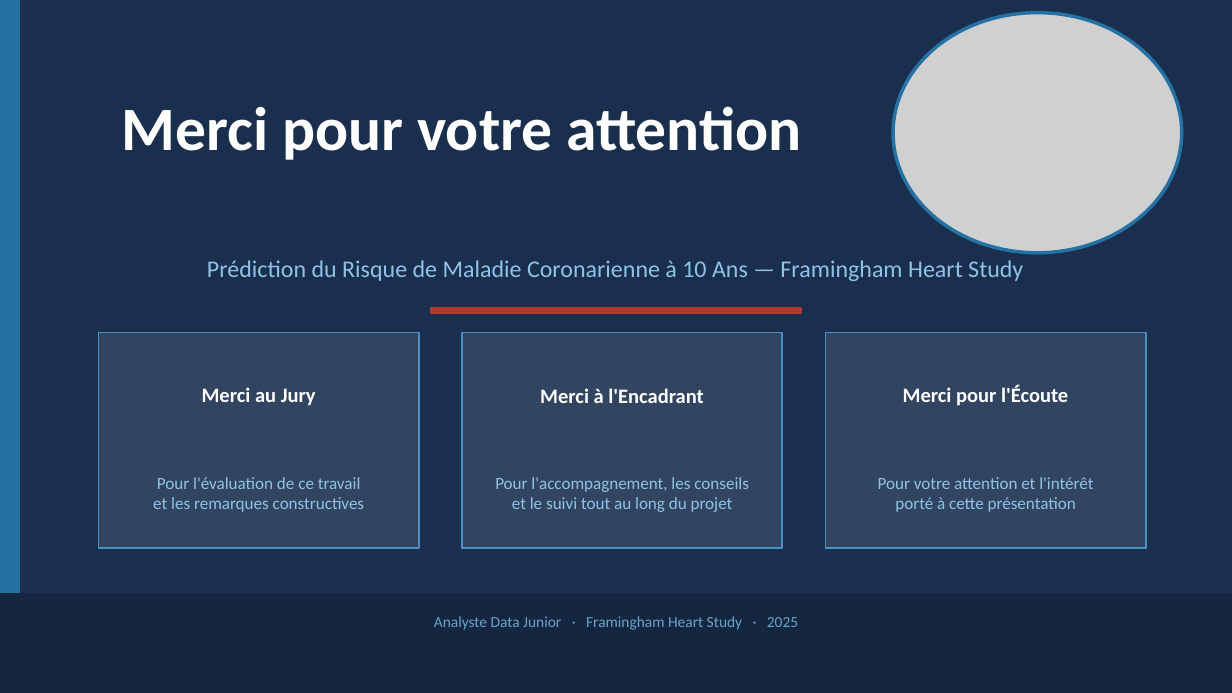
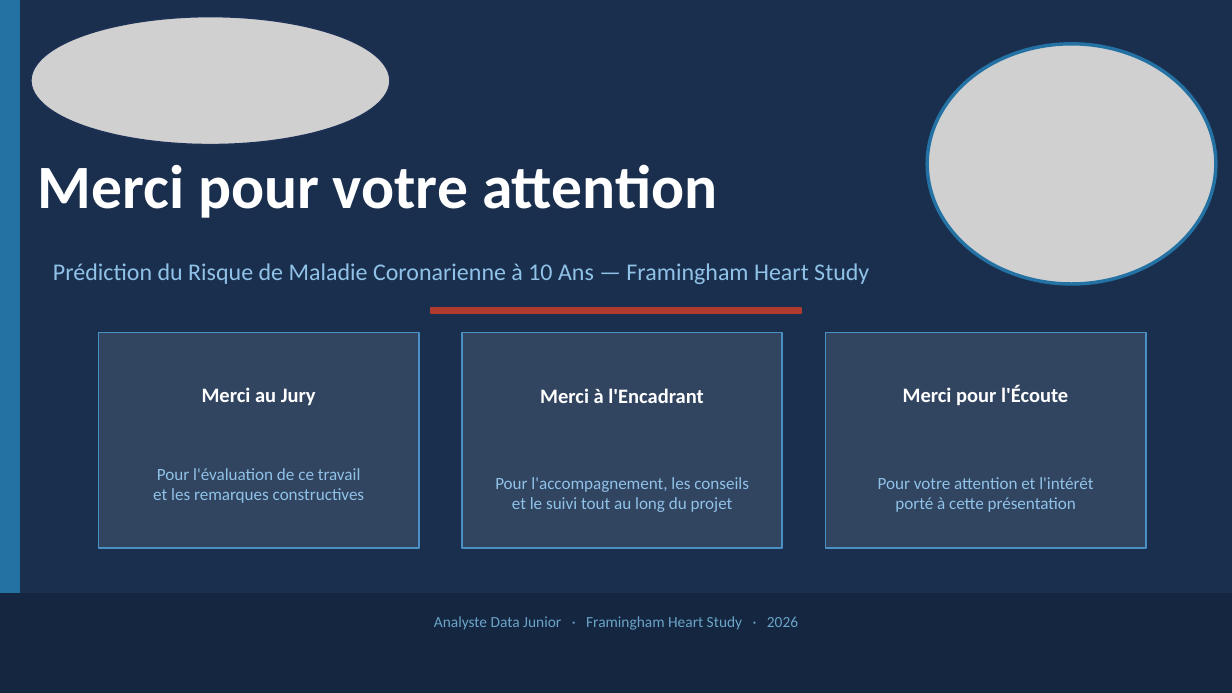
Before and after one commit to daril-dielh/Maladie-Coronarienne-10-ans, a slide deck: slide 14 of presentation/presentation.pptx. Drawn at 1232x693 pixels with LibreOffice and Linux fonts; fonts in the diff are those of the drawing; grey boxes stand for pictures. Boxes give left, top, right and bottom in pixels: in the first picture for what was removed or moved away, otherwise in the second. Text is boxed around its words. In the diff, an @@ line names an element or a change of style, - is before the commit and + after.

```diff
--- a/presentation/presentation.pptx
+++ b/presentation/presentation.pptx
@@ picture added at [31, 16, 391, 144] @@
@@ picture: place and size @@
-picture at [893, 12, 1181, 253]
+picture at [928, 44, 1216, 285]
@@ text "Merci pour votre attention": place and size @@
-text "Merci pour votre attention" at [122, 106, 801, 160]
+text "Merci pour votre attention" at [37, 164, 717, 218]
@@ text "Prédiction du Risque de Maladie ...": place and size @@
-text "Prédiction du Risque de Maladie ..." at [207, 260, 1023, 281]
+text "Prédiction du Risque de Maladie ..." at [53, 263, 869, 284]
@@ text "Pour l'évaluation de ce travail": place and size @@
-text "Pour l'évaluation de ce travail" at [153, 477, 364, 512]
+text "Pour l'évaluation de ce travail" at [153, 468, 364, 503]
@@ text at [434, 616, 798, 630]: text changed @@
-Analyste Data Junior · Framingham Heart Study · 2025
+Analyste Data Junior · Framingham Heart Study · 2026
```
Also in this commit, not shown: 13 other slides changed, 12 other files.
